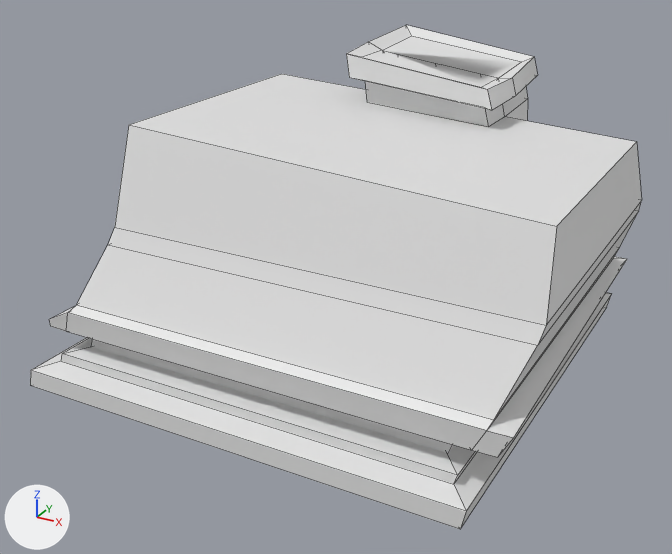
An edit to the FBX model Assets/ART/MESHES/Archi/Buildings/SM_BuildingRoof_03.fbx, drawn before and after from the same camera.
One viewpoint serves both versions: a 50 mm lens placed at (6.82, -12.49, 6.34), pointed at (0.25, -0.54, 0.37). Arrows for +X, +Y and +Z are at lower left; the lights stay in place. Mesh edges are drawn as thin lines. Where no turn or scale is listed for an object, it has been applied to the vertices. Vertices at the same position are counted once.

Before the edit, the objects in view are built like this:
```python
me_sm_buildingroof_01_004 = bpy.data.meshes.new('SM_BuildingRoof_01.004')
me_sm_buildingroof_01_004.from_pydata(...)  # 166 vertices, 154 faces; spans x -3.55..4.24, y -3.62..3.61, z -1.11..3.74
# before: 56 (-0.12, 1.96, 2.78), 57 (2.0, 1.97, 2.63) at pixel (504, 116), 67 (-0.21, 1.92, 3.51) at pixel (382, 50), 68 (1.86, 1.93, 3.24) at pixel (498, 78), 69 (-0.21, 1.18, 3.51) at pixel (361, 57)
# before: 70 (1.86, 1.19, 3.24) at pixel (481, 87), 71 (-0.22, 3.13, 3.59) at pixel (411, 35), 72 (1.84, 3.14, 3.3) at pixel (521, 61), 73 (0.18, 1.96, 2.76), 74 (1.7, 1.97, 2.65)
# before: 78 (0.08, 1.92, 3.48) at pixel (398, 54), 81 (1.56, 1.93, 3.28) at pixel (480, 74), 127 (0.89, 1.96, 2.71), 128 (0.99, 1.96, 2.7), 129 (0.77, 1.93, 3.39) at pixel (435, 63)
# before: 130 (0.87, 1.93, 3.37) at pixel (441, 64), 147 (0.14, 1.94, 3.11), 148 (1.64, 1.95, 2.96), 149 (0.84, 1.95, 3.04), 150 (0.94, 1.95, 3.03)
# before: 152 (-0.16, 1.94, 3.16), 153 (1.94, 1.95, 2.95)
ob_sm_buildingroof_03 = bpy.data.objects.new('SM_BuildingRoof_03', me_sm_buildingroof_01_004)
ob_sm_buildingroof_03.location = (0.0, 0.0, 0.0)
```
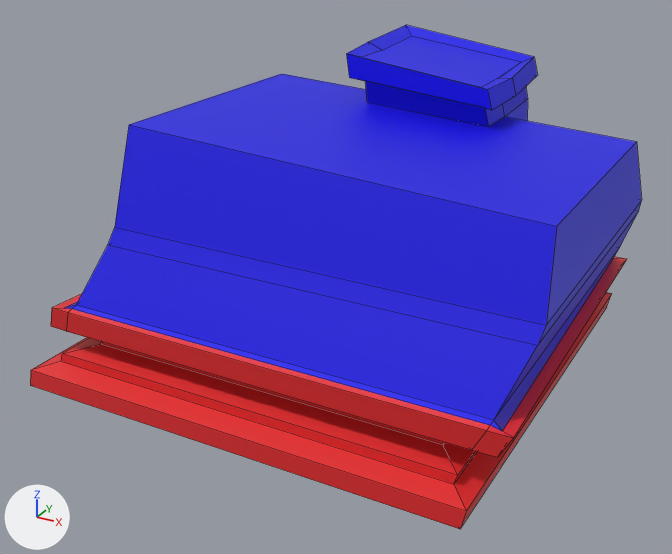
The change, as a diff of the scene's bpy script:
```diff
--- a/Assets/ART/MESHES/Archi/Buildings/SM_BuildingRoof_03.fbx.py
+++ b/Assets/ART/MESHES/Archi/Buildings/SM_BuildingRoof_03.fbx.py
@@ mat_m_roof_tiles @@
+mat_m_roof_tiles = principled_material('M_Roof_Tiles')
+mat_m_roof_tiles.base_color = (0.00703, 0.00387, 0.8)  # blue #140de7
@@ mat_m_roof_concrete @@
+mat_m_roof_concrete = principled_material('M_Roof_Concrete')
+mat_m_roof_concrete.base_color = (0.8, 0.025, 0.028)  # red #e72c2f
@@ me_sm_buildingroof_01_004 @@
 # used by ob_sm_buildingroof_03; location = (0.0, 0.0, 0.0)
 # verts and faces of me_sm_buildingroof_01_004; kept vertices keep their numbers, new ones are numbered from 166
-me_sm_buildingroof_01_004.from_pydata(...)  # 166 vertices, 154 faces; spans x -3.55..4.24, y -3.62..3.61, z -1.11..3.74
+me_sm_buildingroof_01_004.from_pydata(...)  # 162 vertices, 149 faces; spans x -3.55..4.24, y -3.62..3.61, z -1.11..3.74
+# me_sm_buildingroof_01_004 part 1
+# 1 vertex is removed from x -3.22, y -3.35, z 0.01
+# 7 faces are deleted
+# 8 vertices move from x -2.87..3.37, y -3.03..2.99, z -0.82..-0.14 to x -2.43..2.92, y -2.6..2.56, z -0.77..-0.19
+# 5 vertices are added at (-3.12, -3.36, 0.23), (-2.96, -3.26, 0.22), (4.01, -3.29, 0.22), (3.86, -3.29, 0.25), (-2.78, -3.28, 0.25)
+# 8 new faces join them, mat_m_roof_concrete (red #e72c2f)
+# 5 new faces join them, mat_m_roof_tiles (blue #140de7)
+# me_sm_buildingroof_01_004 part 2
+delete_vertices([78, 81, 129, 130, *range(147, 151)])  # with the faces that use them
+faces += [(67, 69, 70, 68, 72, 71)]  # mat_m_roof_tiles (blue #140de7)
+# me_sm_buildingroof_01_004 part 3: 91 faces spanning x -2.9..4.24, y -3.21..3.48, z -0.02..3.74 switch from no material to mat_m_roof_tiles (blue #140de7)
+# me_sm_buildingroof_01_004 part 4: 44 faces spanning x -3.55..4.18, y -3.62..3.61, z -1.11..0.23 switch from no material to mat_m_roof_concrete (red #e72c2f)
```

Pixel boxes [x1, y1, x2, y2] of what changed, in the pictures (672 x 554 px):
part 1 of me_sm_buildingroof_01_004, built on: before [49, 250, 627, 453]; after [51, 250, 627, 437]
part 2 of me_sm_buildingroof_01_004, cut back: [362, 36, 521, 87] in both
part 3 of me_sm_buildingroof_01_004, recoloured (white to blue): [77, 25, 642, 420] in both
part 4 of me_sm_buildingroof_01_004, recoloured (white to red): [30, 257, 625, 529] in both
